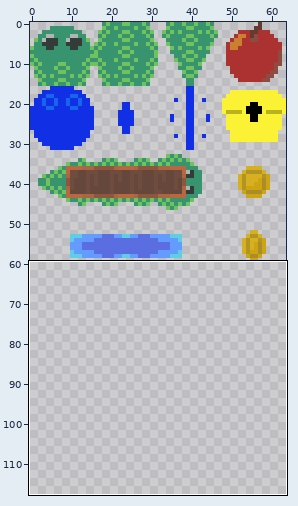
A pixel-art file gets an edit: snake-survivors/assets/Sprite-0001.aseprite. Above: a wide view before the commit, with the close-up outlined.
Close-up. Old version:
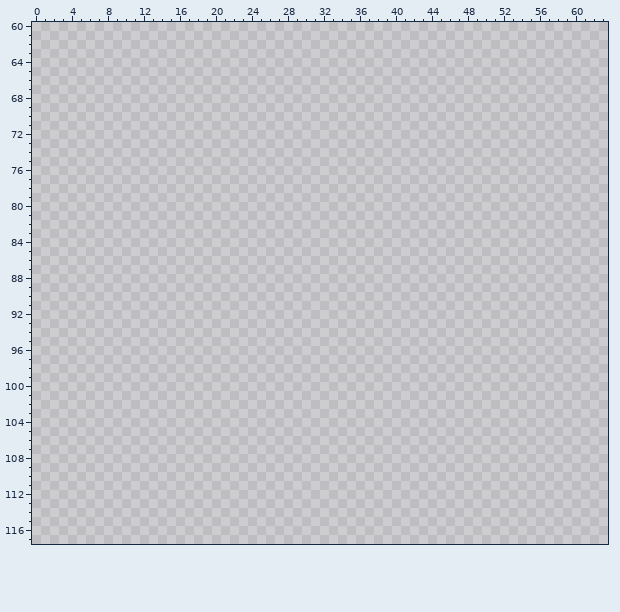
64x320 pixels, 1 frame. Colours within 5 levels of each other are drawn and written as one. Shown: x 0..63, y 60..117. The wide view leaves out empty margins.
After the commit:
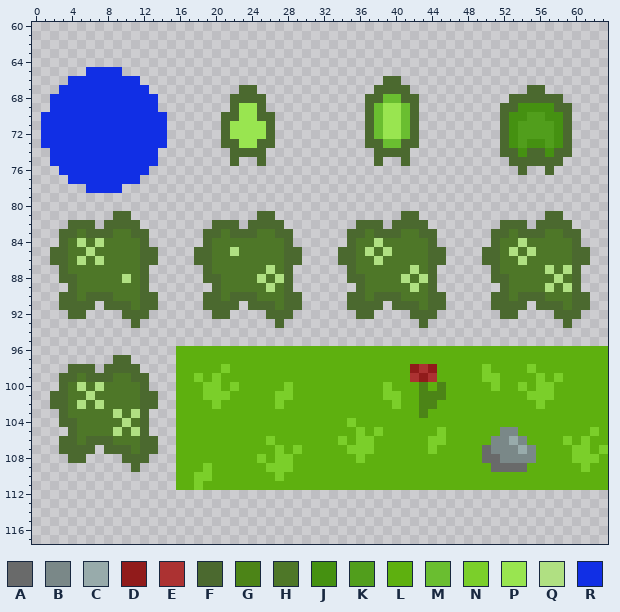
Palette (. is transparent): A #696a6a  B #7a8888  C #98abab  D #911b1b  E #ac3232  F #4b692f  G #4c8417  H #4e7728  J #459111  K #519e1c  L #5eb00f  M #6abe30  N #7bcf2a  P #99e550  Q #b0e082  R #112fe5
Diff:
y 65: x 6..9 .... -> RRRR
y 66: x 4..11 ........ -> RRRRRRRR; x 39..40 .. -> FF
y 67: x 3..12 .......... -> RRRRRRRRRR; x 23..24 .. -> FF; x 38..41 .... -> FFFF; x 55..56 .. -> FF
y 68: x 2..13 ............ -> RRRRRRRRRRRR; x 22..25 .... -> FFFF; x 37..42 ...... -> FFMMFF; x 53..58 ...... -> FFFFFF
y 69: x 2..13 ............ -> RRRRRRRRRRRR; x 22..25 .... -> FPPF; x 37..42 ...... -> FMPPMF; x 52..59 ........ -> FFJJJJFF
y 70: x 1..14 .............. -> RRRRRRRRRRRRRR; x 21..26 ...... -> FFPPFF; x 37..42 ...... -> FMPPMF; x 52..59 ........ -> FJJKKJJF
y 71..72: x 1..14 .............. -> RRRRRRRRRRRRRR; x 21..26 ...... -> FPPPPF; x 37..42 ...... -> FMPPMF; x 52..59 ........ -> FJKKKKJF
y 73: x 1..14 .............. -> RRRRRRRRRRRRRR; x 21..26 ...... -> FFPPFF; x 37..42 ...... -> FFMMFF; x 52..59 ........ -> FJKJJKJF
y 74: x 2..13 ............ -> RRRRRRRRRRRR; x 22..25 .... -> FFFF; x 38..41 .... -> FFFF; x 52..59 ........ -> FFJFFJFF
y 75: x 2..13 ............ -> RRRRRRRRRRRR; x 22 . -> F; x 25 . -> F; x 38 . -> F; x 41 . -> F; x 53..58 ...... -> FFFFFF
y 76: x 3..12 .......... -> RRRRRRRRRR; x 54 . -> F; x 57 . -> F
y 77: x 4..11 ........ -> RRRRRRRR
y 78: x 6..9 .... -> RRRR
y 81: x 9..10 .. -> FF; x 25..26 .. -> FF; x 41..42 .. -> FF; x 57..58 .. -> FF
y 82: x 4..6 ... -> FFF; x 8..11 .... -> FFFF; x 20..22 ... -> FFF; x 24..27 .... -> FFFF; x 36..38 ... -> FFF; x 40..43 .... -> FFFF; x 52..54 ... -> FFF; x 56..59 .... -> FFFF
y 83: x 3..12 .......... -> FFHFFFHHFF; x 19..28 .......... -> FFHFFFHHFF; x 35..44 .......... -> FFHFFFHHFF; x 51..60 .......... -> FFHFFFHHFF
y 84: x 3..12 .......... -> FHQHQHHHHF; x 19..28 .......... -> FHHHHHHHHF; x 35..44 .......... -> FHHQHHHHHF; x 51..60 .......... -> FHHQHHHHHF
y 85: x 2..13 ............ -> FFHHQHHHHHFF; x 18..29 ............ -> FFHHQHHHHHFF; x 34..45 ............ -> FFHQHQHHHHFF; x 50..61 ............ -> FFHQHQHHHHFF
y 86: x 2..13 ............ -> FFHQHQHHHHFF; x 18..29 ............ -> FFHHHHHHHHFF; x 34..45 ............ -> FFHHQHHHHHFF; x 50..61 ............ -> FFHHQHHHHHFF
y 87: x 3..12 .......... -> FHHHHHHHHF; x 19..28 .......... -> FHHHHHHQHF; x 35..44 .......... -> FHHHHHHQHF; x 51..60 .......... -> FHHHHHQHQF
y 88: x 3..12 .......... -> FFHHHHHQHF; x 19..28 .......... -> FFHHHHQHQF; x 35..44 .......... -> FFHHHHQHQF; x 51..60 .......... -> FFHHHHHQHF
y 89: x 4..12 ......... -> FHHHHHHHF; x 20..28 ......... -> FHHHHHQHF; x 36..44 ......... -> FHHHHHQHF; x 52..60 ......... -> FHHHHQHQF
y 90: x 3..13 ........... -> FFHFFFHHHFF; x 19..29 ........... -> FFHFFFHHHFF; x 35..45 ........... -> FFHFFFHHHFF; x 51..61 ........... -> FFHFFFHHHFF
y 91: x 3..6 .... -> FFFF; x 8..13 ...... -> FFFHFF; x 19..22 .... -> FFFF; x 24..29 ...... -> FFFHFF; x 35..38 .... -> FFFF; x 40..45 ...... -> FFFHFF; x 51..54 .... -> FFFF; x 56..61 ...... -> FFFHFF
y 92: x 4..5 .. -> FF; x 10..12 ... -> FFF; x 20..21 .. -> FF; x 26..28 ... -> FFF; x 36..37 .. -> FF; x 42..44 ... -> FFF; x 52..53 .. -> FF; x 58..60 ... -> FFF
y 93: x 11 . -> F; x 27 . -> F; x 43 . -> F; x 59 . -> F
y 96: x 16..63 ................................................ -> LLLLLLLLLLLLLLLLLLLLLLLLLLLLLLLLLLLLLLLLLLLLLLLL
y 97: x 9..10 .. -> FF; x 16..63 ................................................ -> LLLLLLLLLLLLLLLLLLLLLLLLLLLLLLLLLLLLLLLLLLLLLLLL
y 98: x 4..6 ... -> FFF; x 8..11 .... -> FFFF; x 16..63 ................................................ -> LLLLLNLLLLLLLLLLLLLLLLLLLLDEDLLLLLNLLLLNLLLLLLLL
y 99: x 3..12 .......... -> FFHFFFHHFF; x 16..63 ................................................ -> LLNLNLLLLLLLLLLLLLLLLLLLLLEDELLLLLNNLLLLNLNLLLLL
y 100: x 3..12 .......... -> FHQHQHHHHF; x 16..63 ................................................ -> LLLNNLNLLLLLNLLLLLLLLLLNLLLGLGLLLLLNLLNLNNLLLLLL
y 101: x 2..13 ............ -> FFHHQHHHHHFF; x 16..63 ................................................ -> LLLNNNLLLLLNNLLLLLLLLLLNNLLGGGLLLLLLLLLNNNLLLLLL
y 102: x 2..13 ............ -> FFHQHQHHHHFF; x 16..63 ................................................ -> LLLLNLLLLLLNLLLLLLLLLLLLNLLGGLLLLLLLLLLLNLLLLLLL
y 103: x 3..12 .......... -> FHHHHHQHQF; x 16..63 ................................................ -> LLLLLLLLLLLLLLLLLLLLLLLLLLLGLLLLLLLLLLLLLLLLLLLL
y 104: x 3..12 .......... -> FFHHHHHQHF; x 16..63 ................................................ -> LLLLLLLLLLLLLLLLLLLNLLLLLLLLLLLLLLLLLLLLLLLLLLLL
y 105: x 4..12 ......... -> FHHHHQHQF; x 16..63 ................................................ -> LLLLLLLLLLLLLLLLLLLLNLNLLLLLLNLLLLLLBBLLLLLLLLNL
y 106: x 3..13 ........... -> FFHFFFHHHFF; x 16..63 ................................................ -> LLLLLLLLLLNLLLLLLLNLNNLLLLLLNNLLLLLBBCBLLLLNLNLL
y 107: x 3..6 .... -> FFFF; x 8..13 ...... -> FFFHFF; x 16..63 ................................................ -> LLLLLLLLLLLNLNLLLLLNNNLLLLLLNLLLLLABBBCBLLLLNNLN
y 108: x 4..5 .. -> FF; x 10..12 ... -> FFF; x 16..63 ................................................ -> LLLLLLLLLNLNNLLLLLLLNLLLLLLLLLLLLLAABBBBLLLLNNNL
y 109: x 11 . -> F; x 16..63 ................................................ -> LLLNLLLLLLNNNLLLLLLLLLLLLLLLLLLLLLLAAAALLLLLLNLL
y 110: x 16..63 ................................................ -> LLNNLLLLLLLNLLLLLLLLLLLLLLLLLLLLLLLLLLLLLLLLLLLL
y 111: x 16..63 ................................................ -> LLNLLLLLLLLLLLLLLLLLLLLLLLLLLLLLLLLLLLLLLLLLLLLL
Pixel boxes of the changes (left, top, right, bottom) in both close-ups:
added: (41, 67, 608, 490)
